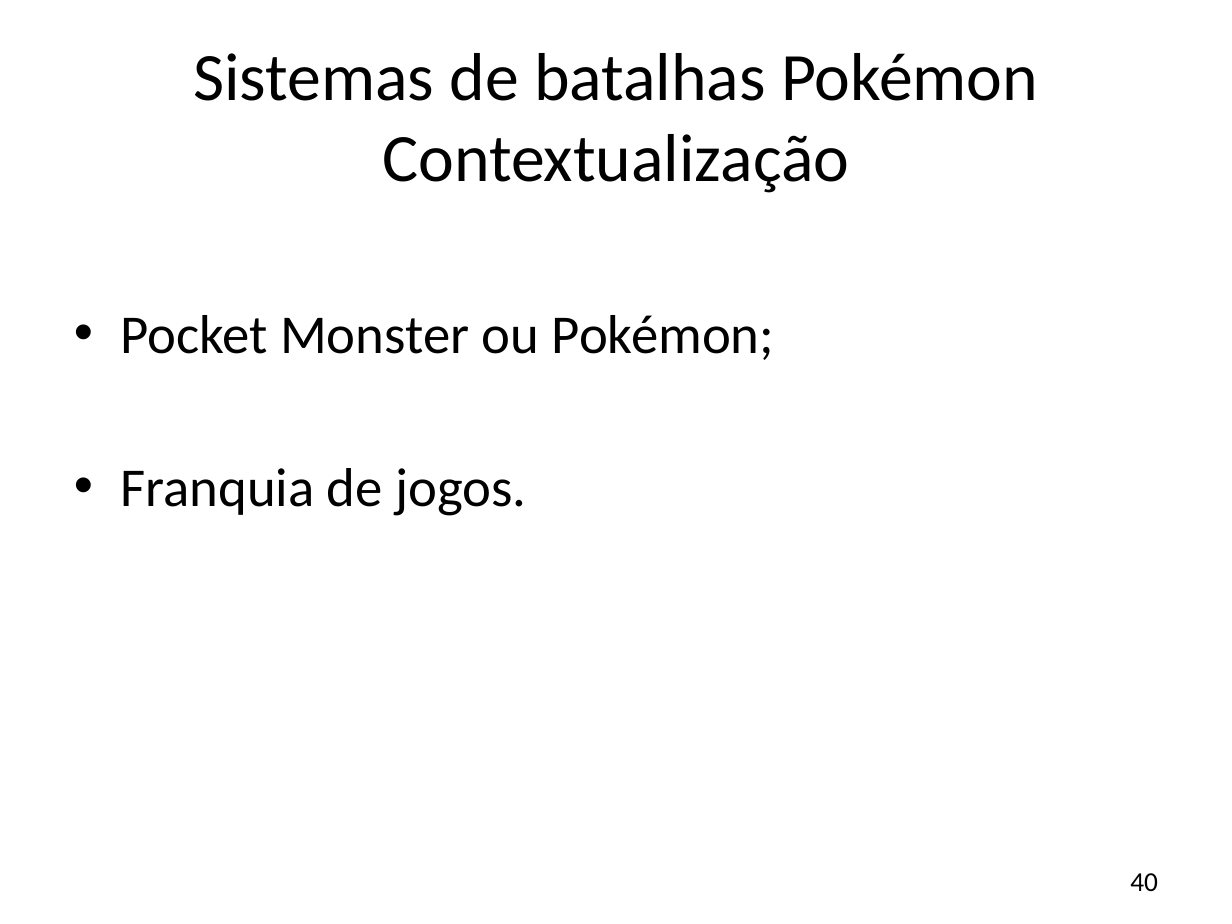
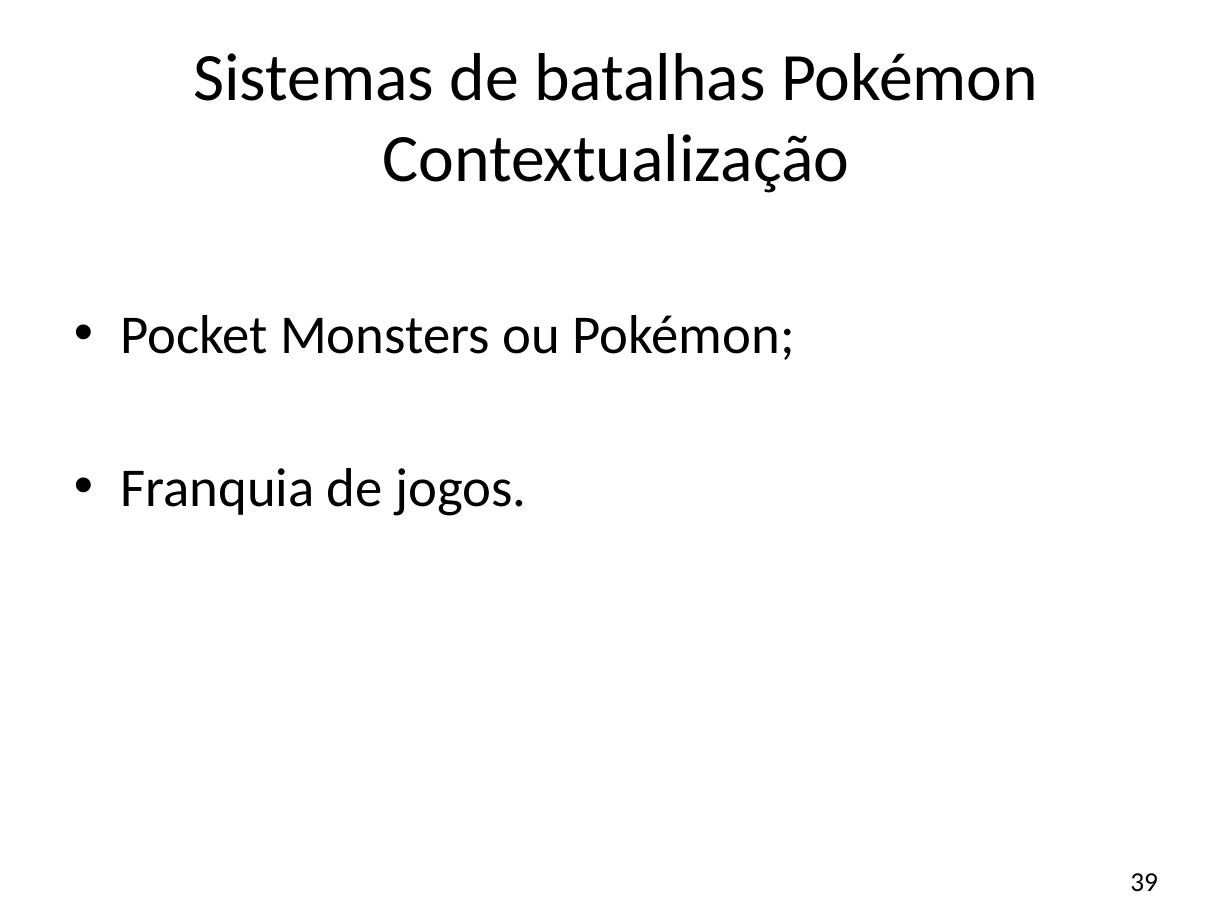
Before and after one commit to JonathanOhara/dissertacao, a slide deck: slide 39 of Apresentação Qualificação.pptx (slide 40 before the commit). Drawn at 1232x924 pixels with LibreOffice and Linux fonts; fonts in the diff are those of the drawing; background and template pictures are left out. Boxes give left, top, right and bottom in pixels: in the first picture for what was removed or moved away, otherwise in the second. Text is boxed around its words. In the diff, an @@ line names an element or a change of style, - is before the commit and + after.

```diff
--- a/Apresentação Qualificação.pptx
+++ b/Apresentação Qualificação.pptx
@@ text at [120, 315, 794, 360]: text changed @@
-• Pocket Monster ou Pokémon;
+• Pocket Monsters ou Pokémon;
@@ page number at [1130, 873, 1158, 892]: text changed @@
-40
+39
```
Also in this commit, not shown: 8 other slides changed, 1 slide removed.
